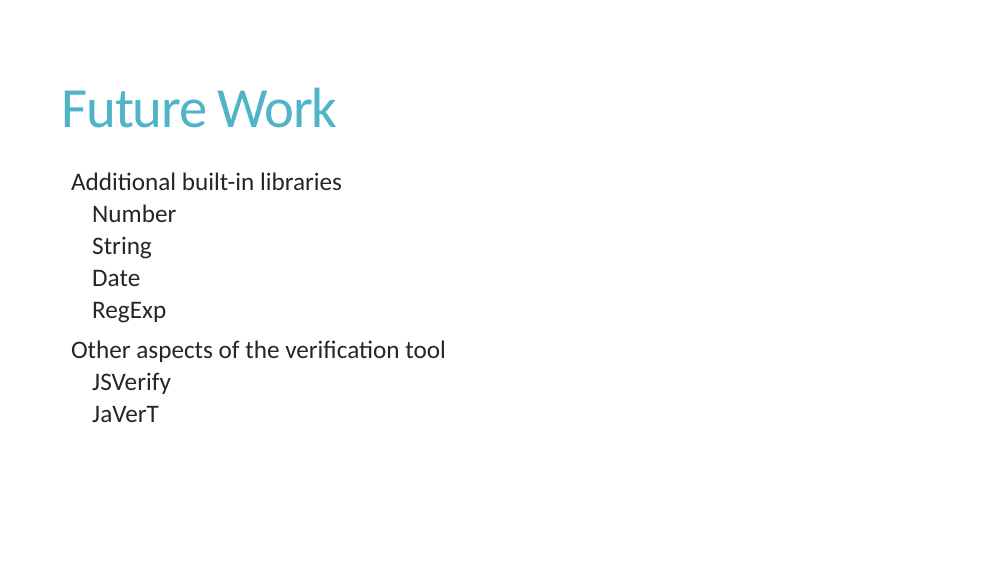
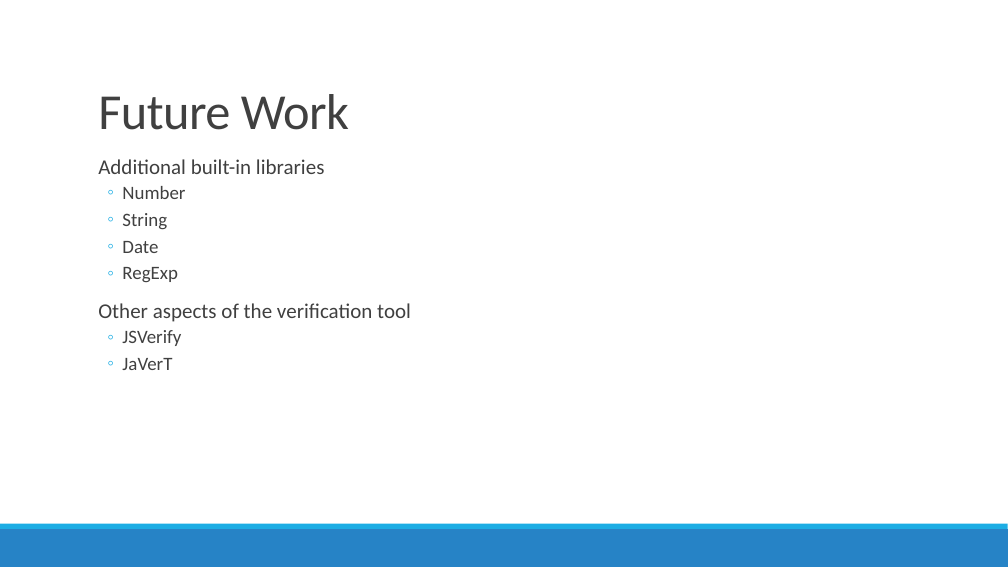
Before and after one commit to amqzhu/JSIL_report, a slide deck: slide 14 of presentation.pptx (slide 13 before the commit). Drawn at 1008x567 pixels with LibreOffice and Linux fonts; fonts in the diff are those of the drawing. Boxes give left, top, right and bottom in pixels: in the first picture for what was removed or moved away, otherwise in the second. Text is boxed around its words. In the diff, an @@ line names an element or a change of style, - is before the commit and + after.

```diff
--- a/presentation.pptx
+++ b/presentation.pptx
@@ title "Future Work": place and size @@
-title "Future Work" at bbox=[62, 87, 338, 128]
+title "Future Work" at bbox=[98, 94, 349, 130]
@@ title "Future Work" at bbox=[98, 94, 349, 130]: size 54 to 48 pt, text colour #50B4C8 to #404040, letter spacing -1.2 to -0.5 pt; vertical alignment middle to bottom @@
@@ text "Additional built-in libraries": place and size @@
-text "Additional built-in libraries" at bbox=[71, 172, 446, 422]
+text "Additional built-in libraries" at bbox=[98, 159, 411, 370]
@@ text "Additional built-in libraries" at bbox=[98, 159, 411, 370]: size 24 to 20 pt in "Additional built-in libraries", "Other aspects of the verification tool"; text colour #262626 to #404040; size 24 to 18 pt in "Number", "String", "Date", "RegExp" and 2 more places; line spacing 0.85 to 0.9; more space between paragraphs; bullet   to ◦ @@
@@ rectangle added at bbox=[0, 529, 1008, 567], fill #2683C6 @@
@@ rectangle added at bbox=[0, 524, 1008, 529], fill #1CADE4 @@
```
Also in this commit, not shown: 6 other slides changed, 7 slides added, 6 slides removed, 1 other file.
